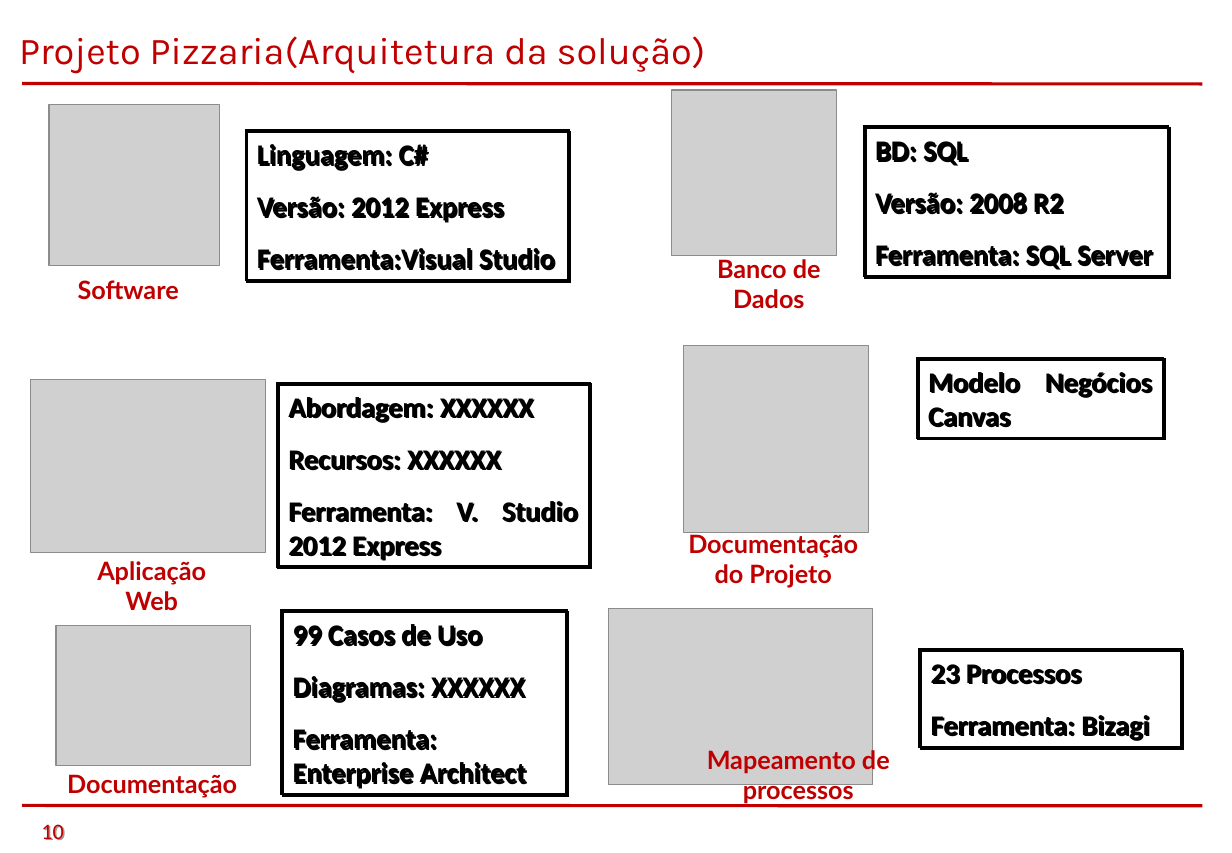
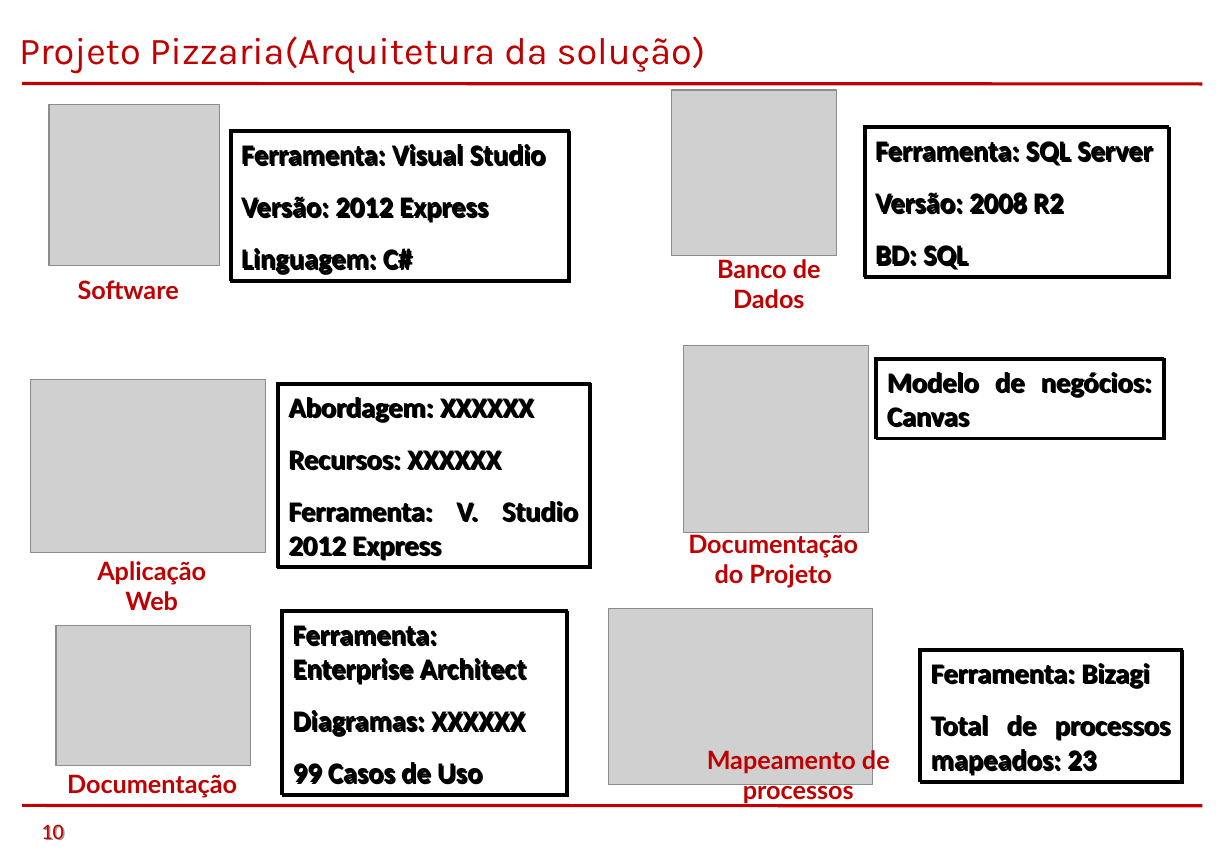
Before and after one commit to saintalex93/tcmpizzaria, a slide deck: slide 10 of TCM - Pizzaria - Semestre 1 - 2014/PTCC/Apresentação/Pizzaria.ppt. Drawn at 1232x853 pixels with LibreOffice and Linux fonts; fonts in the diff are those of the drawing; grey boxes stand for pictures; background and template pictures are left out. Boxes give left, top, right and bottom in pixels: in the first picture for what was removed or moved away, otherwise in the second. Text is boxed around its words. In the diff, an @@ line names an element or a change of style, - is before the commit and + after.

```diff
--- a/TCM - Pizzaria - Semestre 1 - 2014/PTCC/Apresentação/Pizzaria.ppt
+++ b/TCM - Pizzaria - Semestre 1 - 2014/PTCC/Apresentação/Pizzaria.ppt
@@ rectangle "Ferramenta: Visual Studio": place and size @@
-rectangle "Ferramenta: Visual Studio" at (245,131,568,281)
+rectangle "Ferramenta: Visual Studio" at (230,131,568,281)
@@ text in rectangle at (241,144,546,223): paragraphs added @@
+Ferramenta: Visual Studio
+Versão: 2012 Express
@@ text in rectangle at (875,141,1153,220): paragraphs added @@
+Ferramenta: SQL Server
+Versão: 2008 R2
@@ text in rectangle at (257,196,555,271): paragraphs removed @@
-Versão: 2012 Express
-Ferramenta:Visual Studio
@@ text in rectangle at (875,189,1153,270): paragraphs removed @@
-Versão: 2008 R2
-Ferramenta: SQL Server
@@ rectangle "Modelo de negócios: Canvas": place and size @@
-rectangle "Modelo de negócios: Canvas" at (916,358,1163,438)
+rectangle "Modelo de negócios: Canvas" at (875,358,1163,438)
@@ text in rectangle at (887,372,1152,428): text changed @@
-Modelo Negócios Canvas
+Modelo de negócios: Canvas
@@ text in rectangle at (293,625,526,737): paragraphs added @@
+Ferramenta: Enterprise Architect
+Diagramas: XXXXXX
@@ rectangle "Ferramenta: Bizagi": place and size @@
-rectangle "Ferramenta: Bizagi" at (919,649,1182,747)
+rectangle "Ferramenta: Bizagi" at (919,649,1182,781)
@@ text in rectangle at (293,676,526,789): paragraphs removed @@
-Diagramas: XXXXXX
-Ferramenta: Enterprise Architect
@@ text in rectangle at (931,664,1082,685): paragraph removed @@
-23 Processos
@@ text in rectangle at (931,715,1171,776): paragraph added @@
+Total de processos mapeados: 23
```
Also in this commit, not shown: 4 other slides changed, 16 other files.
